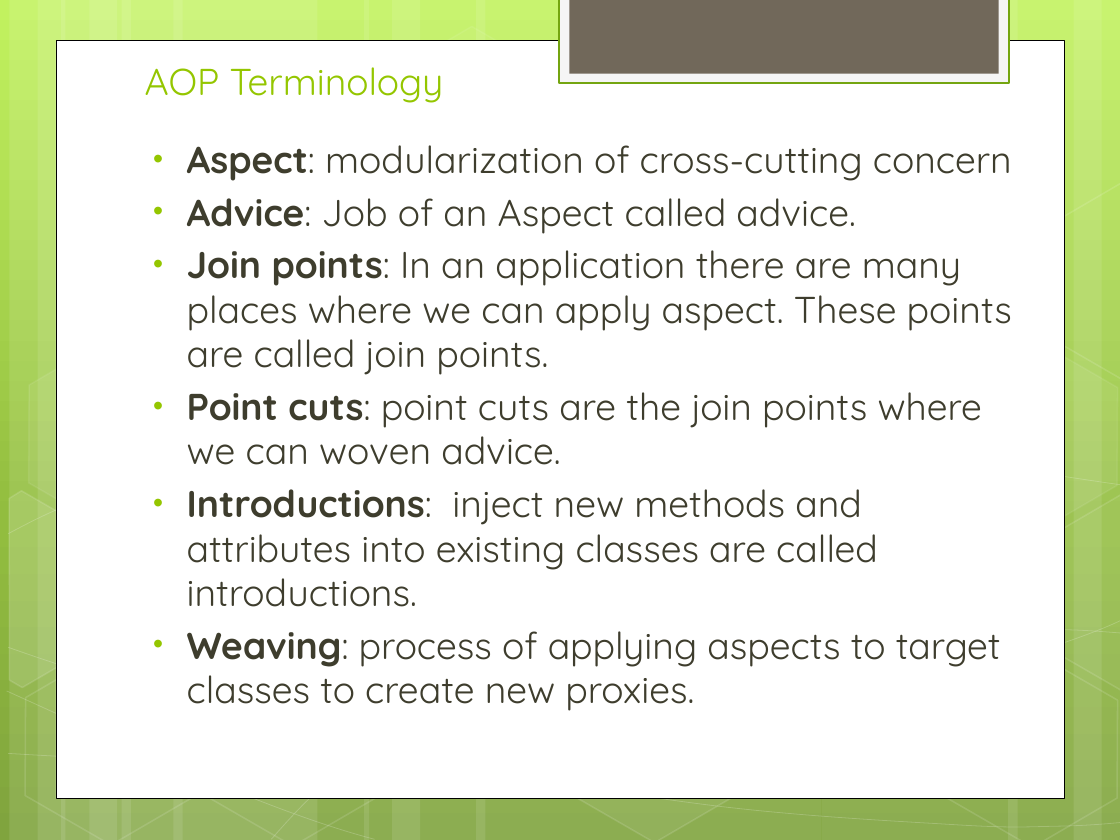
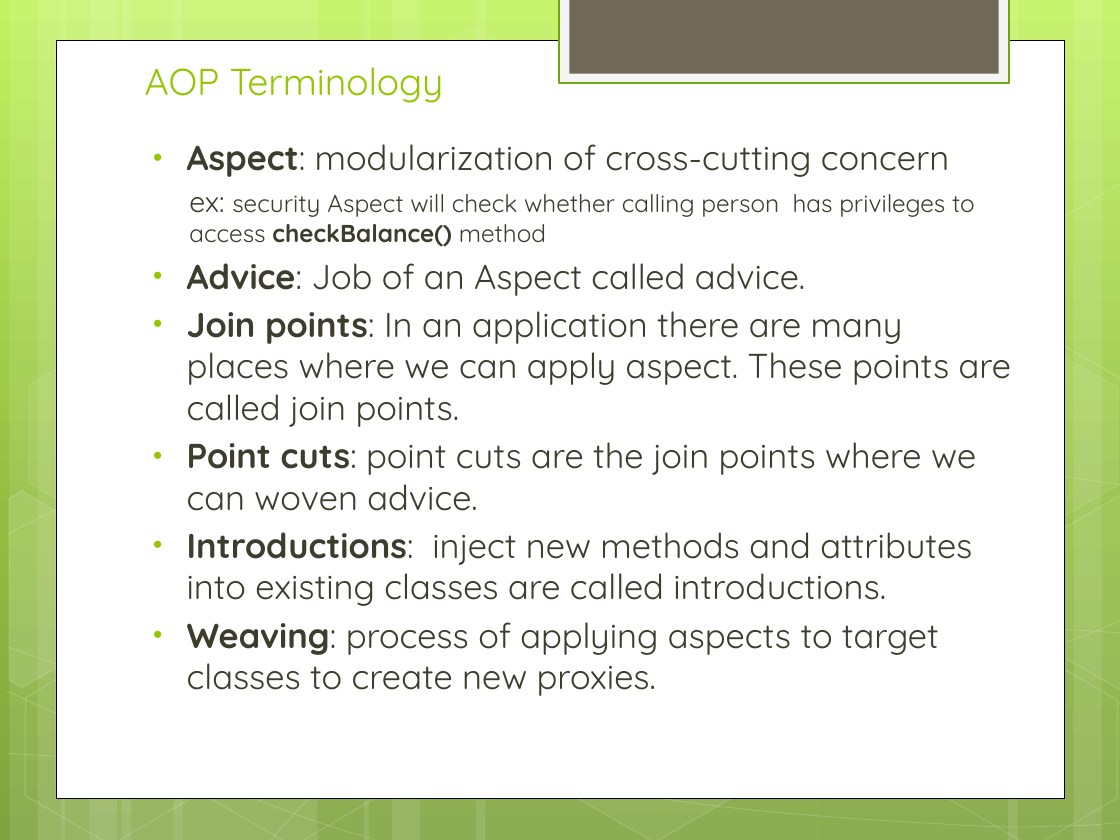
Before and after one commit to IPython-Learn/spring-java-training, a slide deck: slide 13 of SpringJavaTraining.pptx (slide 10 before the commit). Drawn at 1120x840 pixels with LibreOffice and Linux fonts; fonts in the diff are those of the drawing. Boxes give left, top, right and bottom in pixels: in the first picture for what was removed or moved away, otherwise in the second. Text is boxed around its words. In the diff, an @@ line names an element or a change of style, - is before the commit and + after.

```diff
--- a/SpringJavaTraining.pptx
+++ b/SpringJavaTraining.pptx
@@ text at (187, 144, 1011, 696): size 24 to 22.2 pt in "Aspect: modularization of cross-cutting concern", "Advice: Job of an Aspect called advice.", "Join points: In an application there are ...", "Point cuts: point cuts are the join ..." and 2 more places @@
@@ text at (189, 194, 975, 247): paragraph added @@
+  ex: security Aspect will check whether calling person has privileges to access checkBalance() method
```
Also in this commit, not shown: 4 other slides changed, 10 slides added, 3 slides removed, 38 other files.
